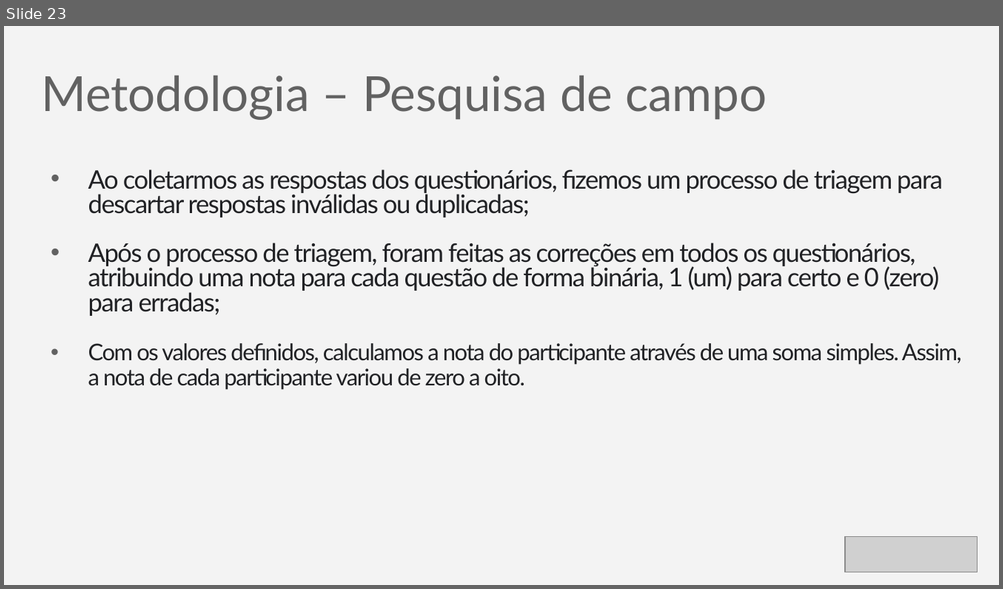
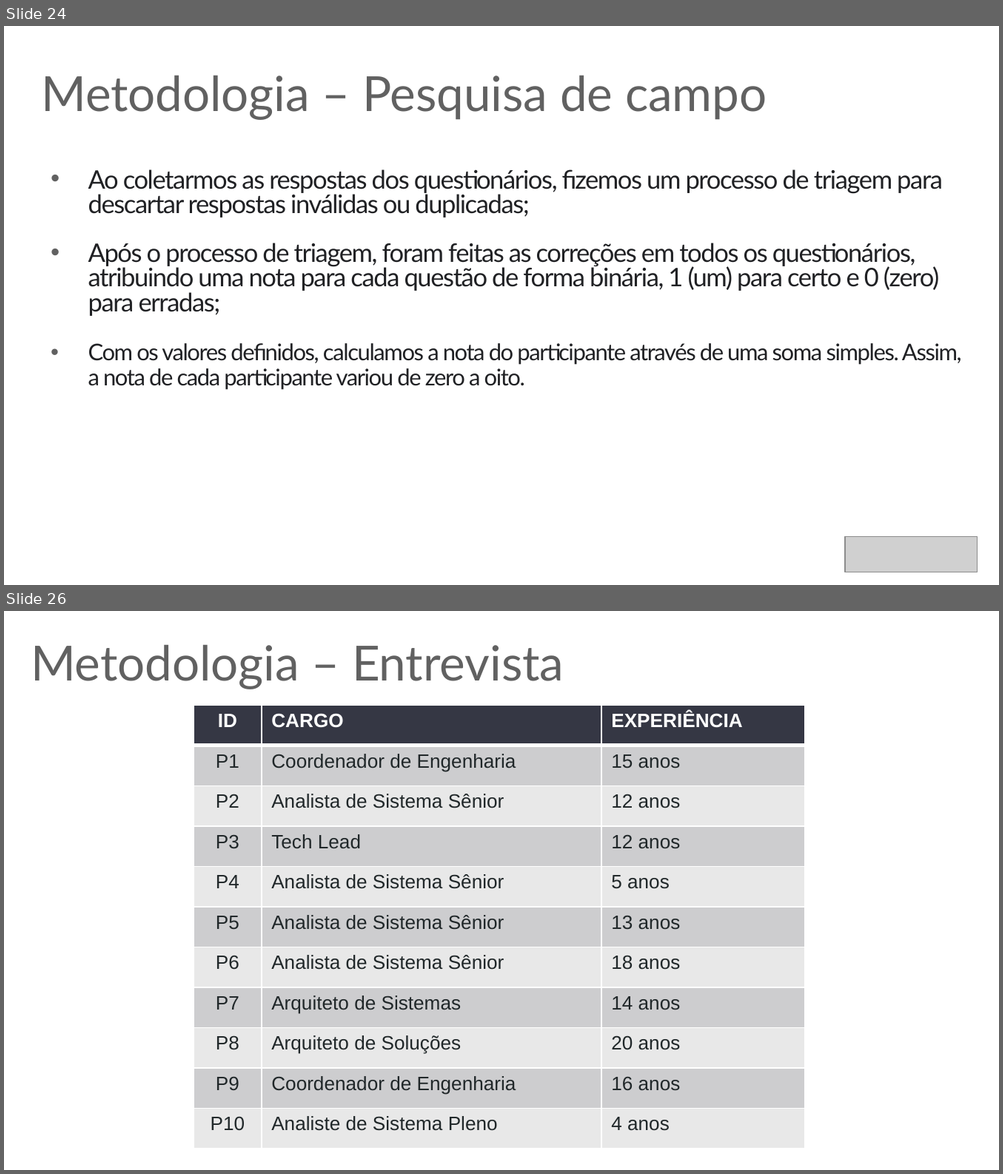
Before and after one commit to rafaelcruz-net/pattern-matching, a slide deck: Apresentacao_Defesa.pptx. Shown one above the other, each under a label of ours: slide 23 before the commit, slides 24 and 26 after it; the slides between them are not shown. The pictures are 1003x589 and 1003x1174 pixels, drawn with LibreOffice and Linux fonts; fonts in the diff are those of the drawing; grey boxes stand for pictures. Boxes give left, top, right and bottom in pixels: in the first picture for what was removed or moved away, otherwise in the second. Text is boxed around its words. In the diff, an @@ line names an element or a change of style, - is before the commit and + after.

```diff
--- a/Apresentacao_Defesa.pptx
+++ b/Apresentacao_Defesa.pptx
@@ slide 26 added at (4, 611, 999, 1170), background #FFFFFF @@
@@ title added at (31, 645, 563, 689), 35.1 pt, text #616161 @@
+Metodologia – Entrevista
@@ table added at (194, 706, 805, 1149), 11 rows, 3 columns @@
+ID | CARGO | EXPERIÊNCIA
+P1 | Coordenador de Engenharia | 15 anos
+P2 | Analista de Sistema Sênior | 12 anos
+P3 | Tech Lead | 12 anos
+P4 | Analista de Sistema Sênior | 5 anos
+P5 | Analista de Sistema Sênior | 13 anos
+P6 | Analista de Sistema Sênior | 18 anos
+P7 | Arquiteto de Sistemas | 14 anos
+P8 | Arquiteto de Soluções | 20 anos
+P9 | Coordenador de Engenharia | 16 anos
+P10 | Analiste de Sistema Pleno | 4 anos
@@ what was slide 23 is now slide 24 @@
```
Also in this commit, not shown: 22 other slides changed, 17 other slides added.
